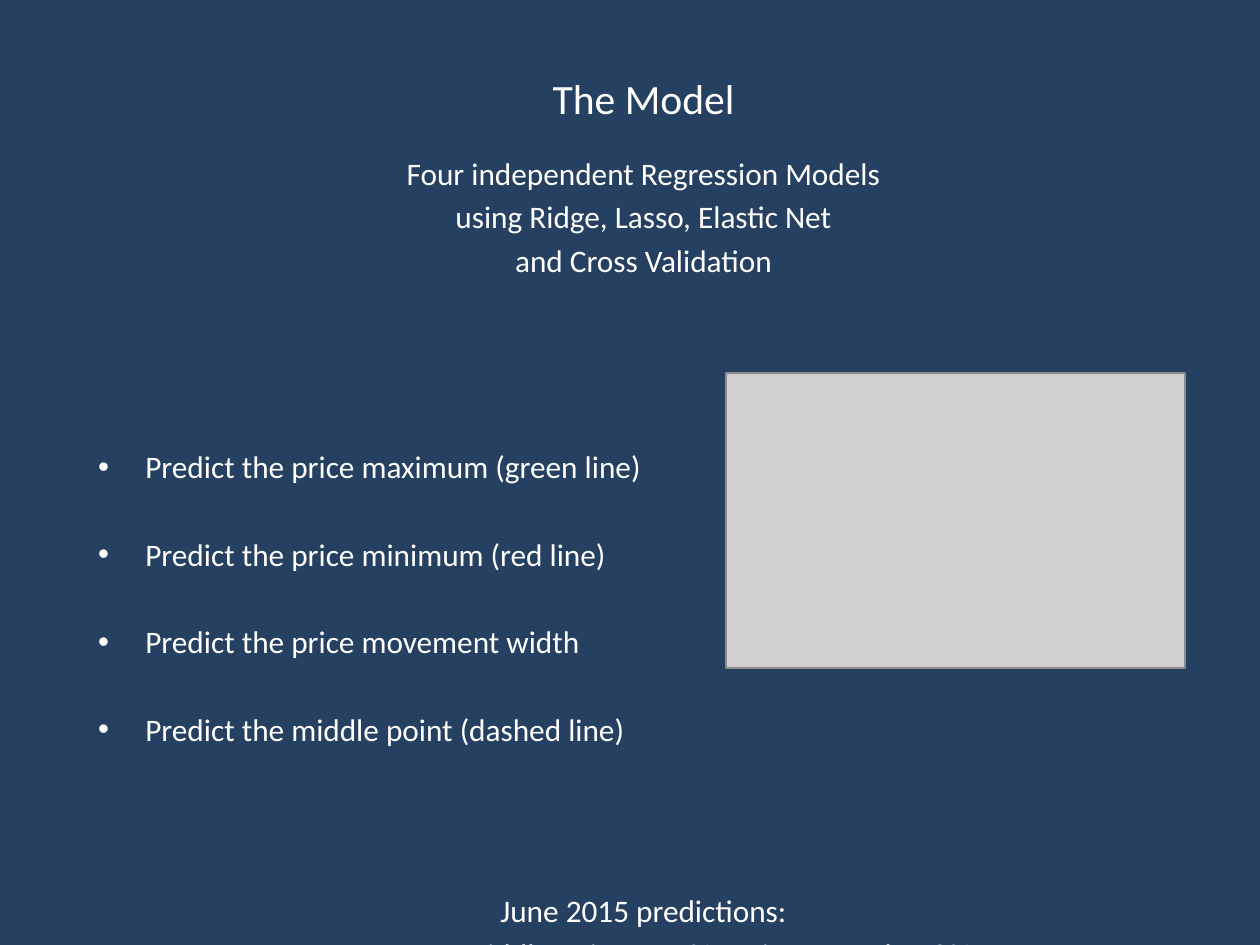
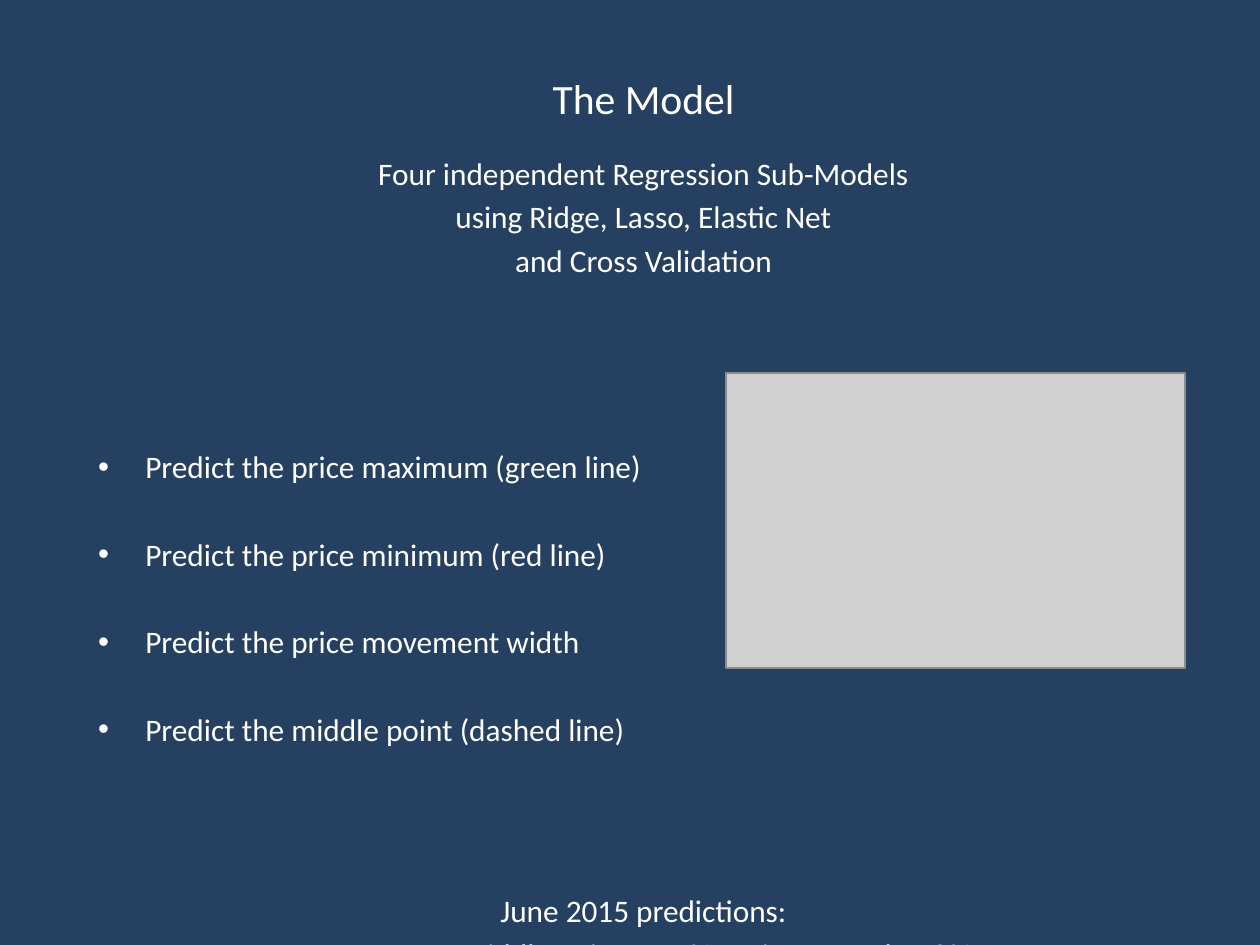
Before and after one commit to marcolunardi/metis, a slide deck: slide 5 of final_project/Metis Kojak.pptx. Drawn at 1260x945 pixels with LibreOffice and Linux fonts; fonts in the diff are those of the drawing; grey boxes stand for pictures. Boxes give left, top, right and bottom in pixels: in the first picture for what was removed or moved away, otherwise in the second. Text is boxed around its words. In the diff, an @@ line names an element or a change of style, - is before the commit and + after.

```diff
--- a/final_project/Metis Kojak.pptx
+++ b/final_project/Metis Kojak.pptx
@@ text at bbox=[378, 163, 908, 191]: text changed @@
-Four independent Regression Models
+Four independent Regression Sub-Models
```
Also in this commit, not shown: 2 other slides changed, 1 other file.
